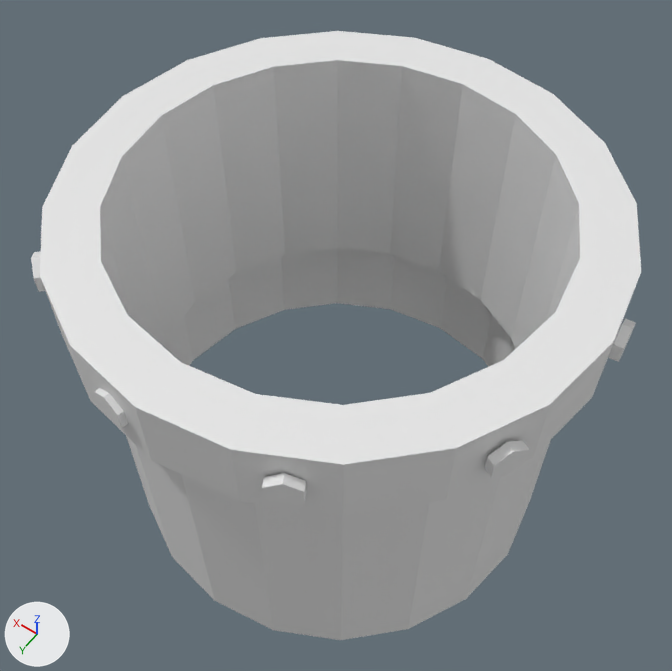
What one commit did to the Blender file Assets/Models/Pipe/Pipe.blend.
Before and after are seen from a 50 mm camera at (-1.45, 2.03, 4.27) aimed at (0.05, -0.06, 0.98). Arrows for +X, +Y and +Z are at lower left; the lights stay in place.
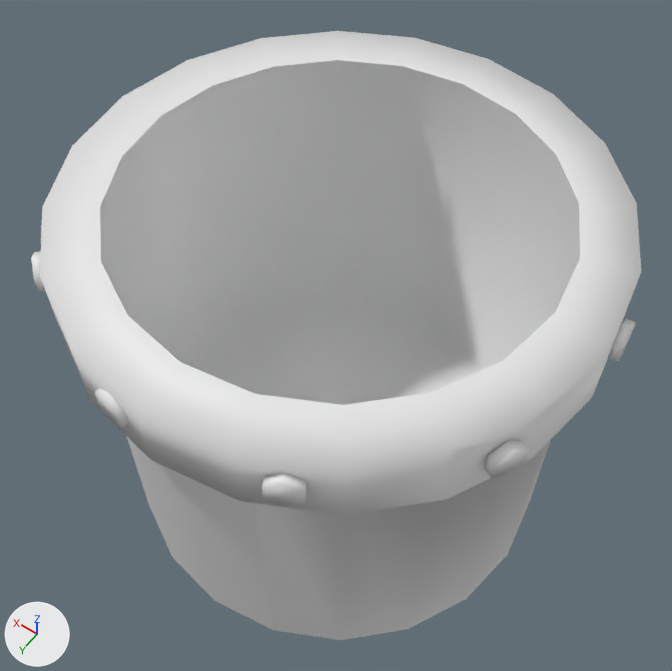
Where the change shows, as pixel boxes [x1, y1, x2, y2] in the pictures (672 x 671 px):
part 1 of me_circle_009, built on: before [100, 60, 580, 349]; after [100, 60, 580, 405]
part 2 of me_circle_009, shading changed: [31, 31, 641, 600] in both

Diff of the bpy script that builds the scene:
```diff
--- a/Assets/Models/Pipe/Pipe.blend.py
+++ b/Assets/Models/Pipe/Pipe.blend.py
@@ me_circle_009 @@
 # used by ob_circle_009; location = (0.008, -0.026, 0.017); rotation_euler = (1.571, 0.0, 2.375), in degrees (90, 0, 136); scale = (0.0762, 0.0762, 0.0762)
-me_circle_009.from_pydata(...)  # 286 vertices, 180 faces; spans x -14.5..14.5, y 0.7..23.8, z -14.9..15.0
+me_circle_009.from_pydata(...)  # 286 vertices, 181 faces; spans x -14.5..14.5, y 0.7..23.8, z -14.9..15.0
+# me_circle_009 part 1
+# 20 vertices in x -11.7..11.5, y 8.4, z -11.7..11.5 move by (0.0, -6.1, 0.0)
+# 1 new face joins them
+# me_circle_009 part 2: 180 kept faces spanning x -14.5..14.5, y 0.7..23.8, z -14.9..15.0 are now shaded smooth
```
